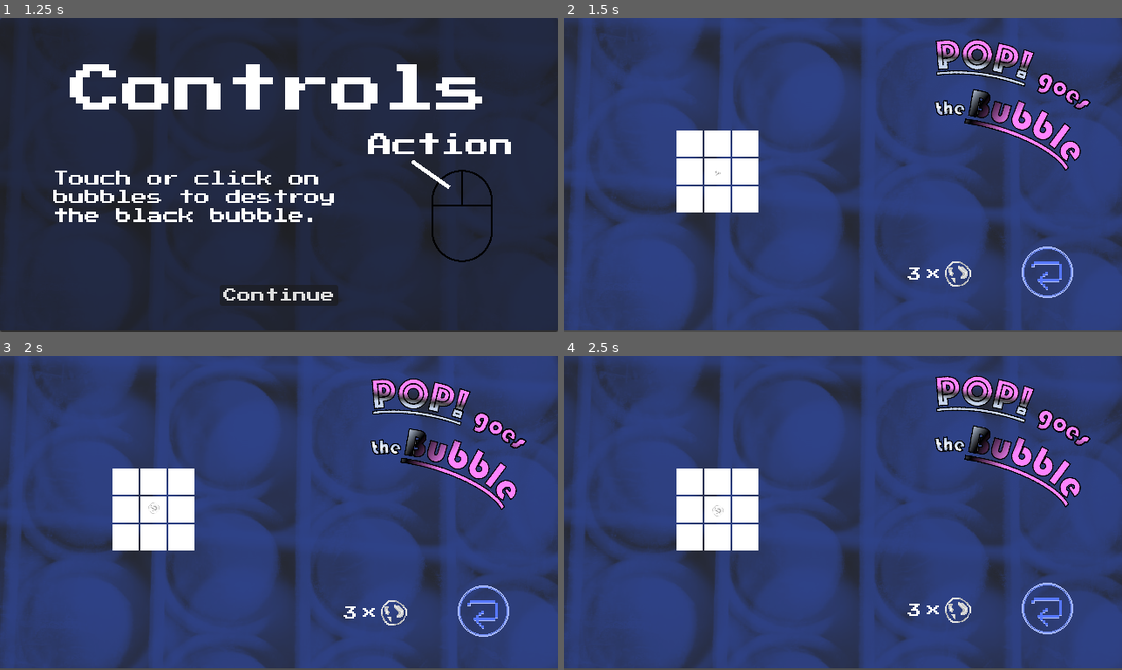
Above: before the commit, frames 1-4 (two rows, left to right).
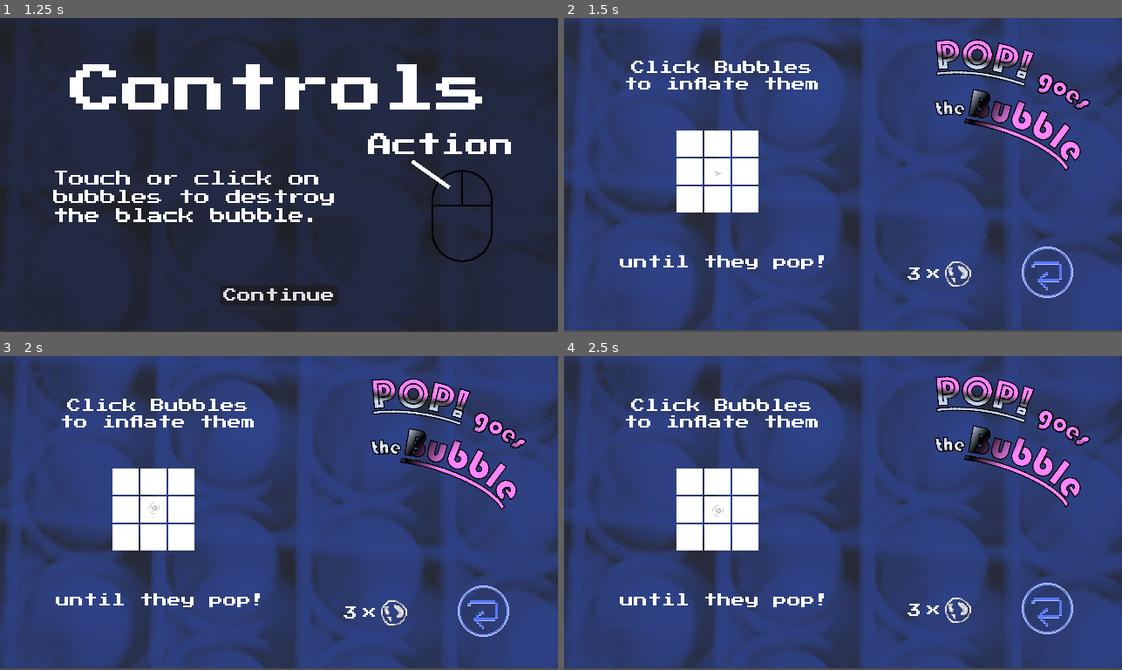
Above: after the commit, the same moments.

Repository: kaiec/ggj25-bubble-game
Game: Godot game, scene res://gamemanager/gamemanager.tscn
The game is run twice, just before and just after one commit, with the same random seed, the same clock (stepped at 60 frames per second) and the same inputs.
Inputs (mouse positions are in pixels of both pictures, inside the frame that each line leads up to):
- Up to frame 1 (1.25 s): click "Start" at 0.5 s
- Up to frame 2 (1.5 s): click "Continue" at 1.25 s
- Up to frame 3 (2 s): no input
- Up to frame 4 (2.5 s): tap Enter at 2 s; move the mouse to (965, 497) at 2.02 s; hold D (move_right) from 2.03 s (still down); click (965, 497) at 2.1 s

Frame 1 is identical in both runs. In frame 2, 1.4% of the frame differs, in the area x 10-47%, y 13-80%; in frame 3, 1.4%; in frame 4, 1.4%.

Commit message:
more tutorial

Diff:
--- a/levels/level_1.tscn
+++ b/levels/level_1.tscn
@@ -1,10 +1,11 @@
-[gd_scene load_steps=6 format=4 uid="uid://dcuhqysjne36s"]
+[gd_scene load_steps=7 format=4 uid="uid://dcuhqysjne36s"]
 
 [ext_resource type="Script" path="res://levels/level_1.gd" id="1_ewh2m"]
 [ext_resource type="TileSet" uid="uid://cao5qi35xnsxu" path="res://bubble/tiles.tres" id="2_1qs66"]
 [ext_resource type="PackedScene" uid="uid://cx0wgckga1wfc" path="res://bubble/bubble_engine.tscn" id="2_gevgn"]
 [ext_resource type="PackedScene" uid="uid://ckmaf8g03oxh" path="res://bubble/gui.tscn" id="3_m5l1w"]
 [ext_resource type="PackedScene" uid="uid://cbm74kal33eq3" path="res://bubble/game_objects/basic_bubble.tscn" id="5_yi2c4"]
+[ext_resource type="Theme" uid="uid://hheneshfv1b2" path="res://ui/themes/your_theme.tres" id="6_cm7rx"]
 
 [node name="Level" type="Node2D"]
 process_mode = 1
@@ -26,3 +27,21 @@
 
 [node name="BasicBubble" parent="Bubbles" groups=["goal"] instance=ExtResource("5_yi2c4")]
 position = Vector2(176, 176)
+
+[node name="Label" type="Label" parent="."]
+offset_left = 69.0
+offset_top = 49.0
+offset_right = 293.0
+offset_bottom = 84.0
+theme = ExtResource("6_cm7rx")
+text = "Click Bubbles
+to inflate them"
+horizontal_alignment = 1
+
+[node name="Label2" type="Label" parent="."]
+offset_left = 64.0
+offset_top = 272.0
+offset_right = 304.0
+offset_bottom = 295.0
+theme = ExtResource("6_cm7rx")
+text = "until they pop!"
--- a/levels/level_2.tscn
+++ b/levels/level_2.tscn
@@ -6,6 +6,7 @@
 [ext_resource type="PackedScene" uid="uid://ckmaf8g03oxh" path="res://bubble/gui.tscn" id="3_lomhd"]
 [ext_resource type="PackedScene" uid="uid://cjt4tsttw2c5r" path="res://bubble/game_objects/bubble.tscn" id="4_vgg8f"]
 [ext_resource type="PackedScene" uid="uid://bqjvrwyyltsen" path="res://bubble/game_objects/bad_bubble.tscn" id="5_yxl3t"]
+[ext_resource type="Theme" uid="uid://hheneshfv1b2" path="res://ui/themes/your_theme.tres" id="7_5ella"]
 
 [node name="Level" type="Node2D"]
 process_mode = 1
@@ -40,3 +41,23 @@
 [node name="BadBubble" parent="Bubbles" instance=ExtResource("5_yxl3t")]
 position = Vector2(240, 176)
 size = 3
+
+[node name="Label" type="Label" parent="."]
+offset_left = 32.0
+offset_top = 238.0
+offset_right = 336.0
+offset_bottom = 292.0
+theme = ExtResource("7_5ella")
+text = "Some bubbles spawn
+new bubbles!
+Try the left one :D"
+horizontal_alignment = 1
+
+[node name="Label2" type="Label" parent="."]
+modulate = Color(1, 0, 0, 1)
+offset_left = 40.0
+offset_top = 170.0
+offset_right = 88.0
+offset_bottom = 193.0
+theme = ExtResource("7_5ella")
+text = ">>>"
--- a/levels/level_3.tscn
+++ b/levels/level_3.tscn
@@ -6,6 +6,7 @@
 [ext_resource type="PackedScene" uid="uid://ckmaf8g03oxh" path="res://bubble/gui.tscn" id="3_xs1yi"]
 [ext_resource type="PackedScene" uid="uid://cjt4tsttw2c5r" path="res://bubble/game_objects/bubble.tscn" id="4_ydwxr"]
 [ext_resource type="PackedScene" uid="uid://bqjvrwyyltsen" path="res://bubble/game_objects/bad_bubble.tscn" id="5_dv8ly"]
+[ext_resource type="Theme" uid="uid://hheneshfv1b2" path="res://ui/themes/your_theme.tres" id="7_3dpx4"]
 
 [node name="Level" type="Node2D"]
 process_mode = 1
@@ -43,3 +44,33 @@
 [node name="BadBubble" parent="Bubbles" instance=ExtResource("5_dv8ly")]
 position = Vector2(240, 112)
 size = 3
+
+[node name="Label" type="Label" parent="."]
+offset_left = -21.0
+offset_top = 277.0
+offset_right = 363.0
+offset_bottom = 312.0
+theme = ExtResource("7_3dpx4")
+text = "Careful, you have
+limited clicks!
+You need to pop all
+red bubbles :)"
+horizontal_alignment = 1
+
+[node name="Label2" type="Label" parent="."]
+modulate = Color(1, 0, 0, 1)
+offset_left = 338.0
+offset_top = 286.0
+offset_right = 386.0
+offset_bottom = 309.0
+theme = ExtResource("7_3dpx4")
+text = ">>>"
+
+[node name="Label3" type="Label" parent="."]
+modulate = Color(1, 0, 0, 1)
+offset_left = 263.0
+offset_top = 104.0
+offset_right = 311.0
+offset_bottom = 127.0
+theme = ExtResource("7_3dpx4")
+text = "<<<"
--- a/levels/level_4.tscn
+++ b/levels/level_4.tscn
@@ -7,6 +7,7 @@
 [ext_resource type="PackedScene" uid="uid://cjt4tsttw2c5r" path="res://bubble/game_objects/bubble.tscn" id="4_fye01"]
 [ext_resource type="PackedScene" uid="uid://bqjvrwyyltsen" path="res://bubble/game_objects/bad_bubble.tscn" id="5_qlsf7"]
 [ext_resource type="PackedScene" uid="uid://de5gcm2mubx77" path="res://bubble/game_objects/diagonal_bubble.tscn" id="7_luejt"]
+[ext_resource type="Theme" uid="uid://hheneshfv1b2" path="res://ui/themes/your_theme.tres" id="8_0q05t"]
 
 [node name="Level" type="Node2D"]
 process_mode = 1
@@ -40,3 +41,11 @@
 [node name="Bubble3" parent="Bubbles" instance=ExtResource("7_luejt")]
 position = Vector2(240, 208)
 size = 3
+
+[node name="Label" type="Label" parent="."]
+offset_left = 82.0
+offset_top = 298.0
+offset_right = 274.0
+offset_bottom = 321.0
+theme = ExtResource("8_0q05t")
+text = "Have Fun! :D"
Not shown: 1 places in levels/level_2.tscn that only renumber resources
Not shown: 1 places in levels/level_3.tscn that only renumber resources
Not shown: 1 places in levels/level_4.tscn that only renumber resources
